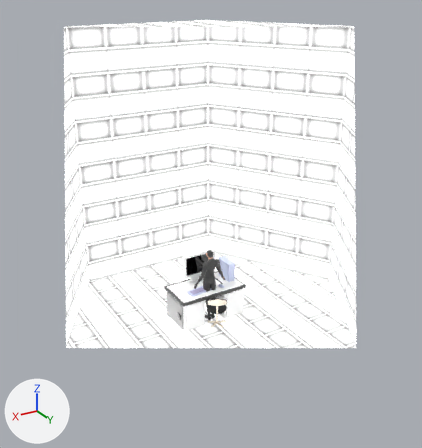
Two versions of the glTF model assets/mi.glb, one commit apart.
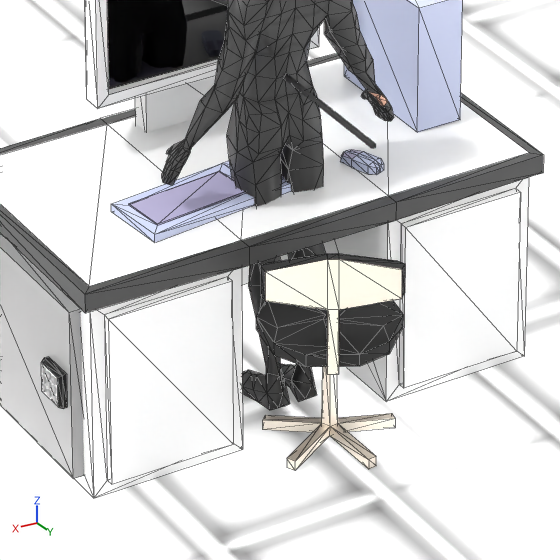
Old and new are each drawn whole from a camera (50 mm lens) standing at (6.52, 10.9, 8.03) and looking at (0.16, 0.3, 2.73) and again close up on the part from 41% to 59% of the width and 59% to 76% of the height. The axes (+X, +Y, +Z) are drawn at lower left. The lights are the same throughout. The close-ups show mesh edges as thin lines. Everything nearer to the camera than a plane just in front of the edit is cut away. Where no turn or scale is listed for an object, it has been applied to the vertices.

Names of what the first close-up shows: 'Adam', 'Chair', 'Computer', 'Desk', 'Keyboard', 'Keypad', 'Lab', 'Monitor', 'MonitorStand', 'Mouse', 'SafeDoor', 'rope'.
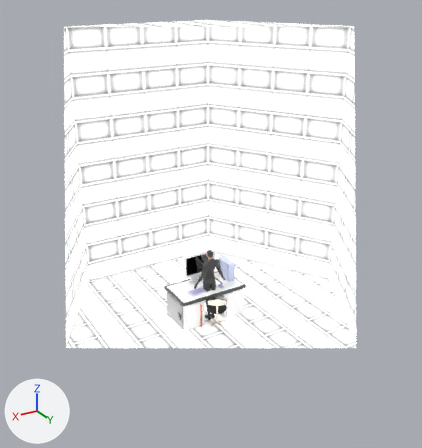
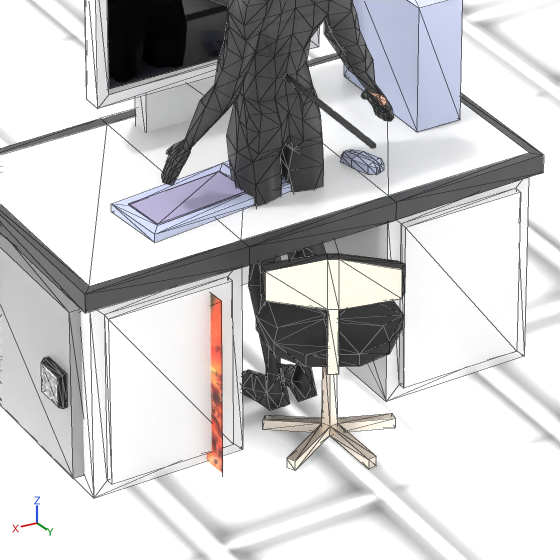
The change, as JSON lines over the scene's bpy script:
```json
{"op": "add", "block": "me_doom_1", "code": ["me_doom_1 = bpy.data.meshes.new('doom')", "me_doom_1.from_pydata(...)  # 4 vertices, 2 faces; spans x -0.038..0.038, y -0.499..0.499, z -0.375..0.375", "me_doom_1.materials.append(mat_doom)  # picture img_doom"]}
{"op": "add", "block": "ob_doom_1", "code": ["ob_doom_1 = bpy.data.objects.new('Doom', me_doom_1)", "ob_doom_1.location = (0.457, -0.191, 0.294)"]}
```

Location of each change, [x1, y1, x2, y2] in pixels of the close-ups (560 x 560 px):
```json
{"object": "Doom", "change": "added", "after": [207, 293, 223, 474], "on screen": "red"}
```
